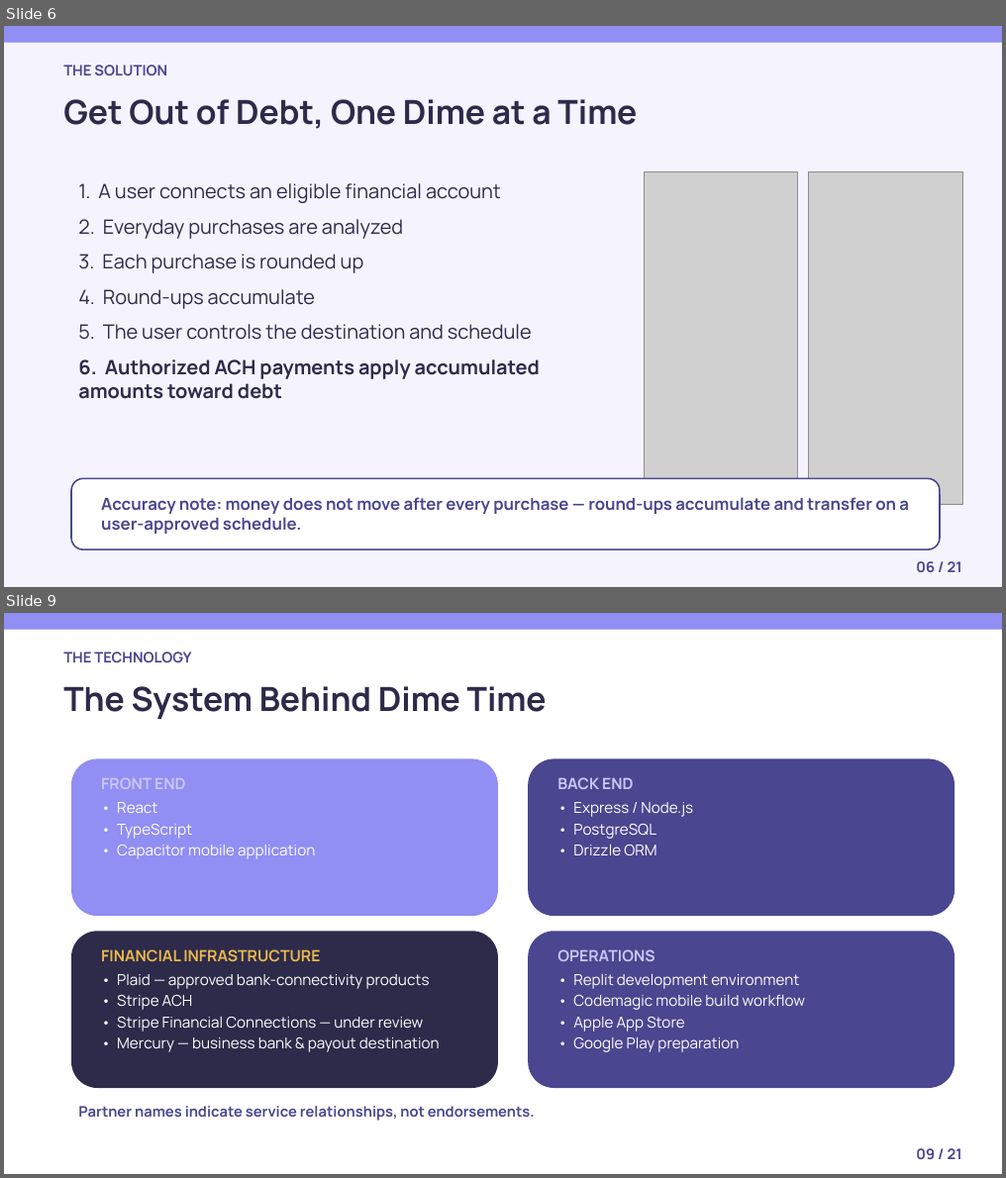
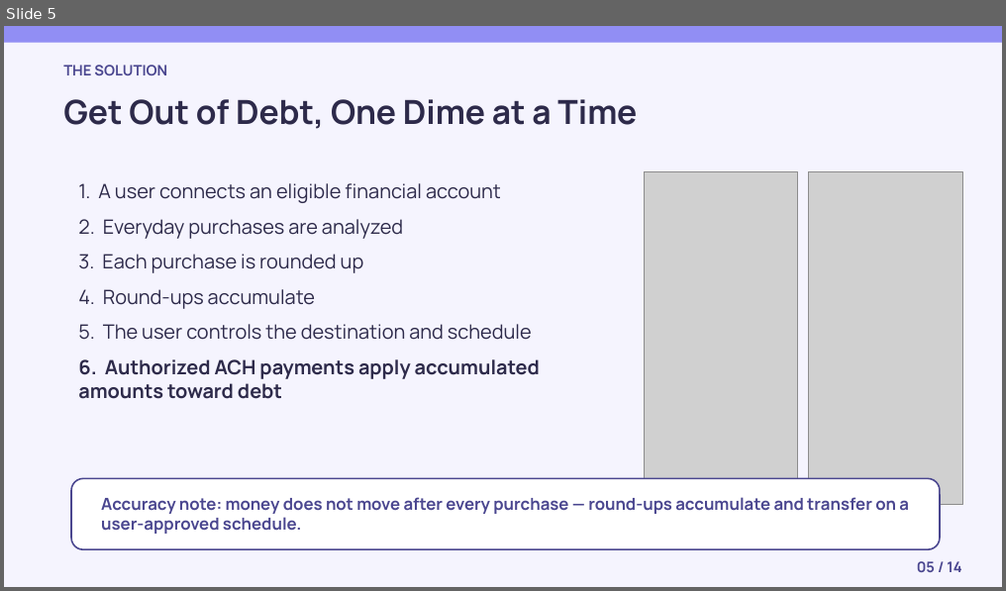
Before and after one commit to Dime-Time/Dime-Time-Technologies, a slide deck: attached_assets/university-deck-slides/dime-time-university-founder-journey.pptx. Shown one above the other, each under a label of ours: slides 6 and 9 before the commit, slide 5 after it; the slides between them are not shown. The pictures are 1006x1178 and 1006x591 pixels, drawn with LibreOffice and Linux fonts; fonts in the diff are those of the drawing; grey boxes stand for pictures. Boxes give left, top, right and bottom in pixels: in the first picture for what was removed or moved away, otherwise in the second. Text is boxed around its words. In the diff, an @@ line names an element or a change of style, - is before the commit and + after.

```diff
--- a/attached_assets/university-deck-slides/dime-time-university-founder-journey.pptx
+++ b/attached_assets/university-deck-slides/dime-time-university-founder-journey.pptx
@@ slide 9 removed at [4,613,1002,1174], background #FFFFFF @@
@@ rectangle removed at [4,613,1002,630] @@
@@ text removed at [63,652,191,663] @@
-THE TECHNOLOGY
@@ text removed at [63,686,547,719] @@
-The System Behind Dime Time
@@ rounded rectangle removed at [71,759,498,916] @@
@@ rounded rectangle removed at [528,759,954,916] @@
@@ text removed at [101,778,315,860] @@
-FRONT END
-• React
-• TypeScript
-• Capacitor mobile application
@@ text removed at [557,777,693,856] @@
-BACK END
-• Express / Node.js
-• PostgreSQL
-• Drizzle ORM
@@ rounded rectangle removed at [71,931,498,1088] @@
@@ rounded rectangle removed at [528,931,954,1088] @@
@@ text removed at [101,950,440,1053] @@
-FINANCIAL INFRASTRUCTURE
-• Plaid — approved bank-connectivity products
-• Stripe ACH
-• Stripe Financial Connections — under review
-• Mercury — business bank & payout destination
@@ text removed at [557,950,805,1053] @@
-OPERATIONS
-• Replit development environment
-• Codemagic mobile build workflow
-• Apple App Store
-• Google Play preparation
@@ text removed at [78,1106,535,1121] @@
-Partner names indicate service relationships, not endorsements.
@@ text removed at [916,1149,962,1159] @@
-09 / 21
@@ what was slide 6 is now slide 5 @@
@@ slide 5 changed as well @@
@@ text at [917,562,961,572]: text changed @@
-06 / 21
+05 / 14
```
Also in this commit, not shown: 13 other slides changed, 6 other slides removed, 6 other files.
